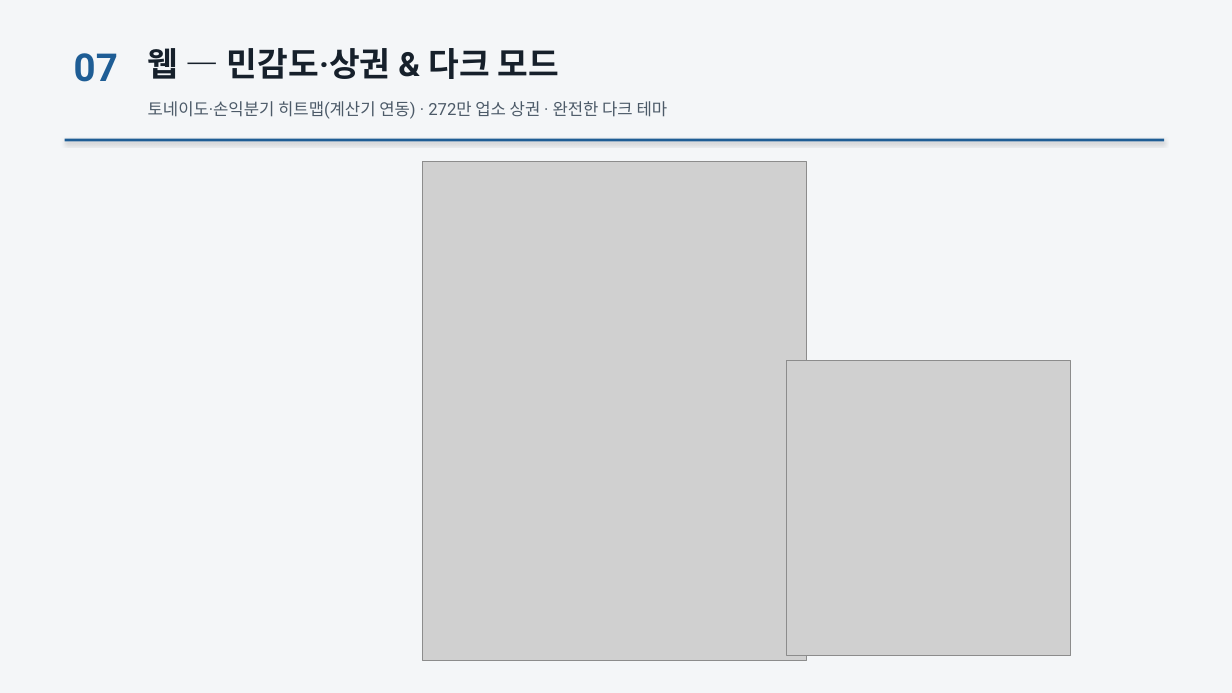
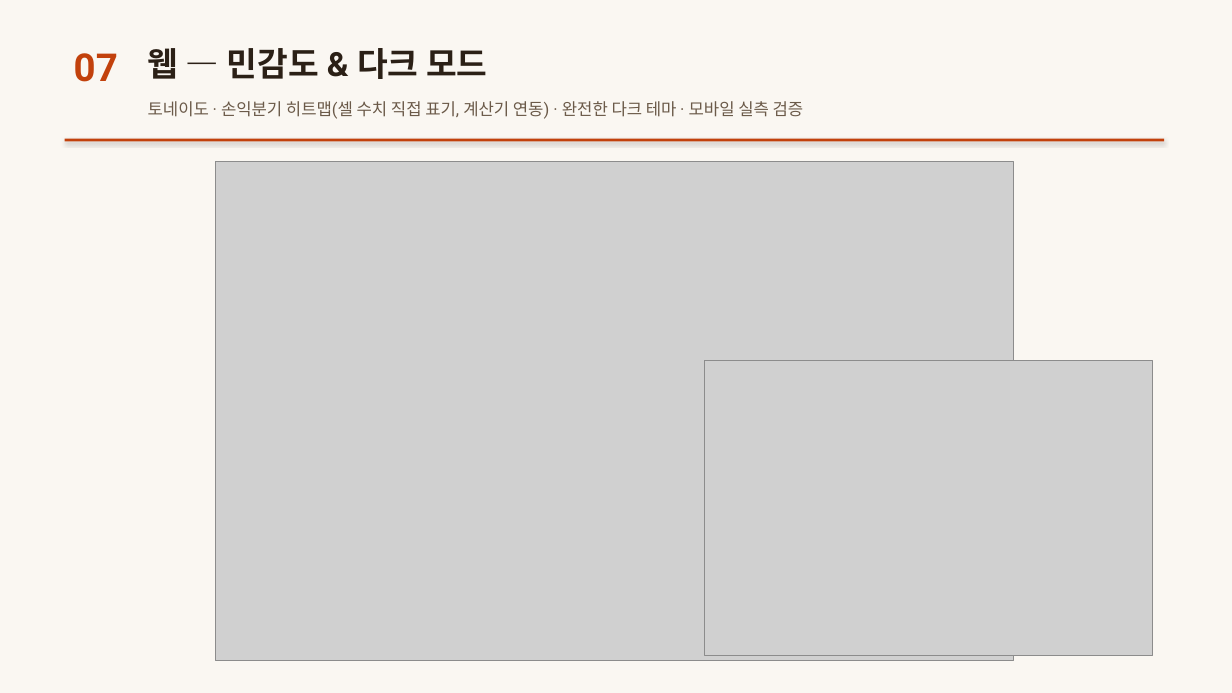
Before and after one commit to yooooonjae/suji, a slide deck: slide 8 of 포트폴리오/수지_부동산수지분석_포트폴리오.pptx. Drawn at 1232x693 pixels with LibreOffice and Linux fonts; fonts in the diff are those of the drawing; grey boxes stand for pictures. Boxes give left, top, right and bottom in pixels: in the first picture for what was removed or moved away, otherwise in the second. Text is boxed around its words. In the diff, an @@ line names an element or a change of style, - is before the commit and + after.

Commit message:
docs: 포트폴리오 PPT v2 — 주황 브랜드·162테스트·14종·수익형·검증체계·서울25구 반영

```diff
--- a/포트폴리오/수지_부동산수지분석_포트폴리오.pptx
+++ b/포트폴리오/수지_부동산수지분석_포트폴리오.pptx
@@ background #F4F6F8 to #FAF7F2 @@
@@ text "07" at box(74, 53, 118, 82): text colour #1E5D95 to #C2410C @@
@@ text at box(148, 48, 487, 79): text changed; text colour #16202B to #2B2016 @@
-웹 — 민감도·상권 & 다크 모드
+웹 — 민감도 & 다크 모드
@@ text at box(148, 101, 804, 119): text changed; text colour #4C5A68 to #6B5A49 @@
-토네이도·손익분기 히트맵(계산기 연동) · 272만 업소 상권 · 완전한 다크 테마
+토네이도 · 손익분기 히트맵(셀 수치 직접 표기, 계산기 연동) · 완전한 다크 테마 · 모바일 실측 검증
@@ rectangle at box(65, 139, 1165, 141): fill #1E5D95 to #C2410C @@
@@ picture: place and size @@
-picture at box(422, 162, 807, 661)
+picture at box(215, 162, 1014, 661)
@@ picture: place and size @@
-picture at box(787, 360, 1070, 656)
+picture at box(704, 360, 1153, 656)
```
Also in this commit, not shown: 8 other slides changed, 6 other files.
